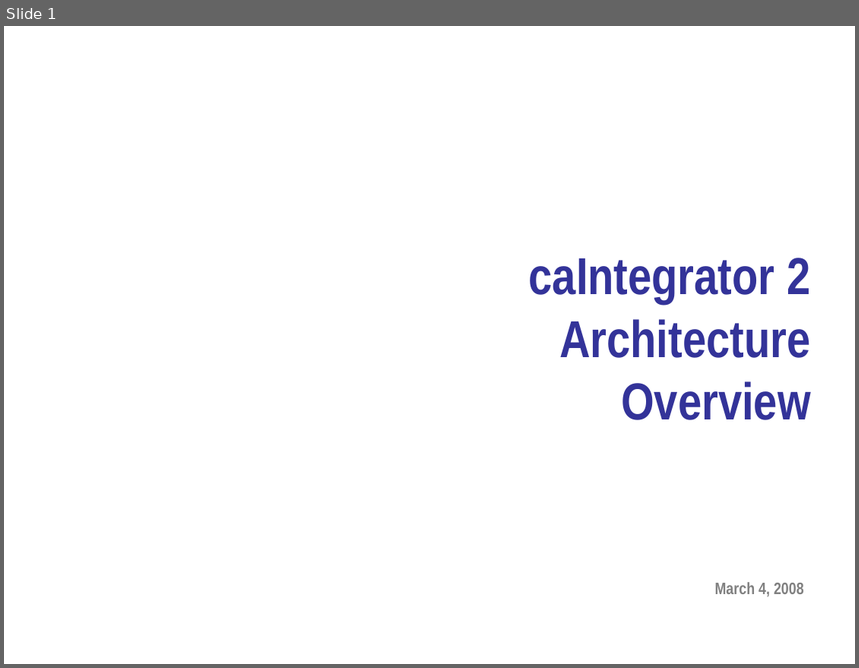
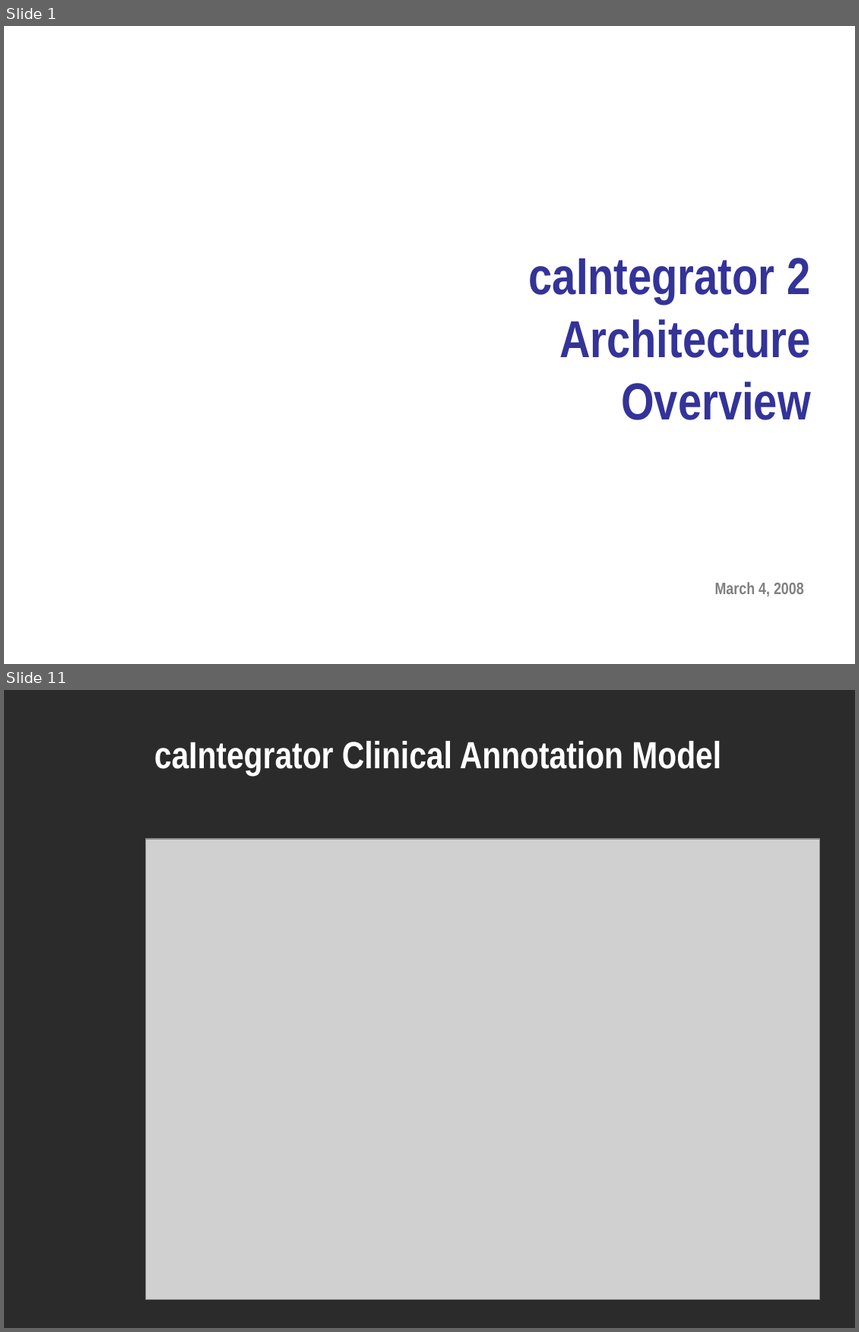
Before and after one commit to NCIP/caintegrator-docs, a slide deck: analysis_and_design/caintegrator2_architecture_overview.ppt. Shown one above the other, each under a label of ours: slide 1 before the commit, slides 1 and 11 after it; the slides between them are not shown. The pictures are 859x668 and 859x1332 pixels, drawn with LibreOffice and Linux fonts; fonts in the diff are those of the drawing; grey boxes stand for pictures; background and template pictures are left out; a plain dark background stands for a picture behind light text. Boxes give left, top, right and bottom in pixels: in the first picture for what was removed or moved away, otherwise in the second. Text is boxed around its words. In the diff, an @@ line names an element or a change of style, - is before the commit and + after.

```diff
--- a/analysis_and_design/caintegrator2_architecture_overview.ppt
+++ b/analysis_and_design/caintegrator2_architecture_overview.ppt
@@ slide 11 added at bbox=[4, 690, 855, 1328], background picture (left out) @@
@@ title added at bbox=[154, 741, 721, 776], 32 pt, text #FFFFFF, bold @@
+caIntegrator Clinical Annotation Model
@@ picture added at bbox=[146, 839, 820, 1300] @@
```
Also in this commit, not shown: 15 other slides added, 2 slides removed, 1 other file.
